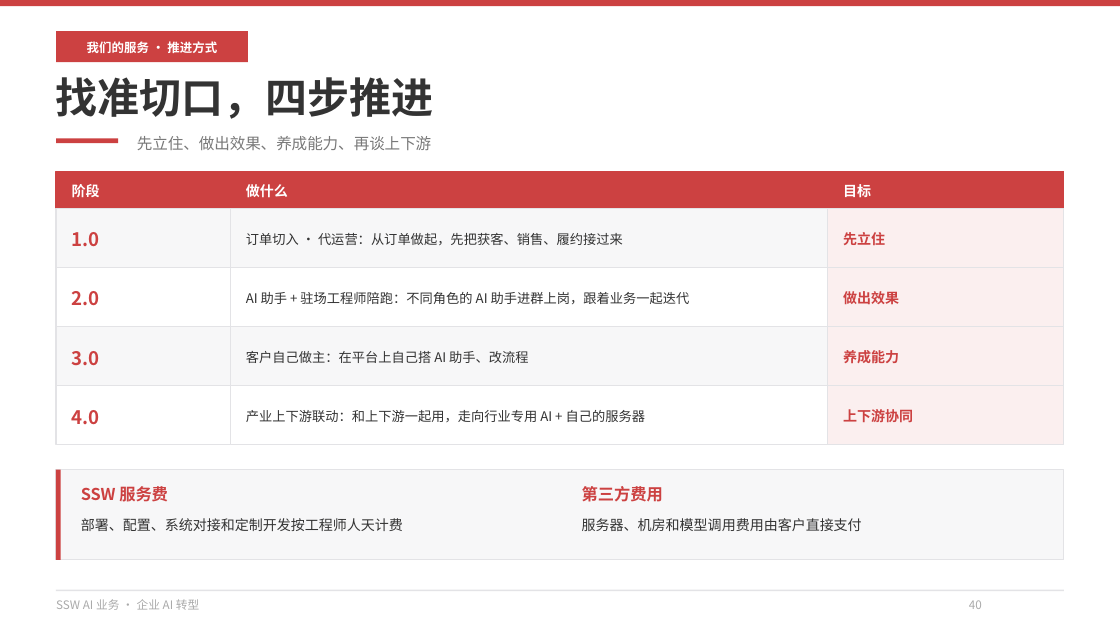
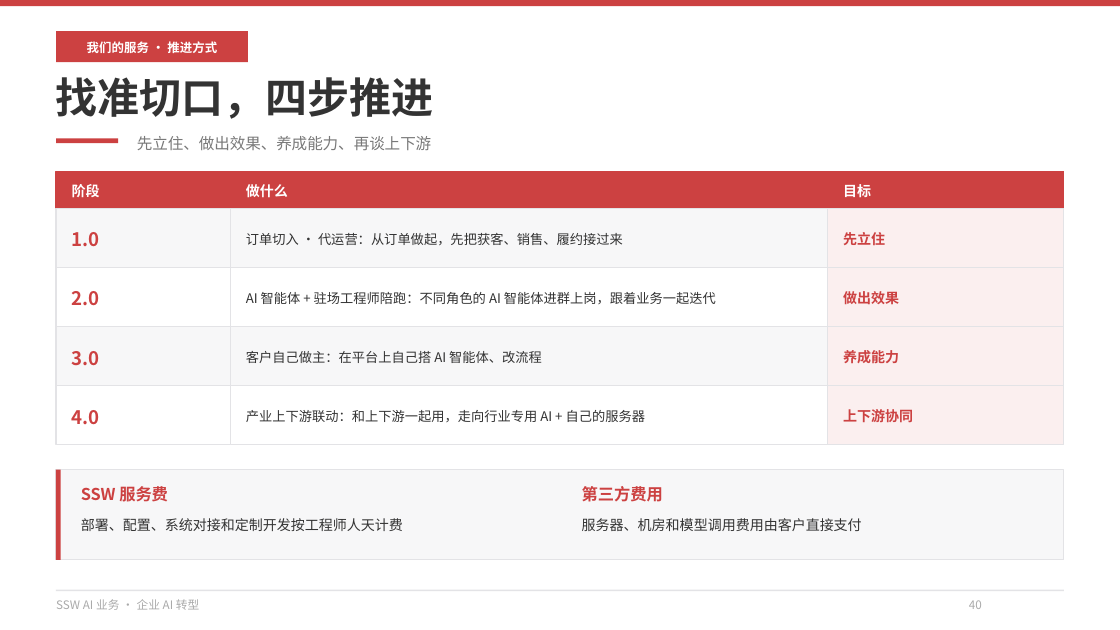
Before and after one commit to hveraus/ssw-business, a slide deck: slide 40 of SSW AI 业务_v2/SSW AI 业务_v3.pptx. Drawn at 1120x630 pixels with LibreOffice and Linux fonts; fonts in the diff are those of the drawing. Boxes give left, top, right and bottom in pixels: in the first picture for what was removed or moved away, otherwise in the second. Text is boxed around its words. In the diff, an @@ line names an element or a change of style, - is before the commit and + after.

Commit message:
术语统一：助手 → AI 智能体；三项服务改为系统安全审查 / 代码安全审查 / AI 智能体监管
- P58 导览行改为「系统安全审查 · 代码安全审查 · AI 智能体监管」
- P59 三项服务名与卡标签同步（现有系统 / 上线前的新产出 / 运行中的 AI 智能体）
- P61/P62/P63 三页服务标题改用新名；P60 表格「一句话骗 AI 智能体交出资料 / 加 AI 智能体监管」
- 全篇「助手」清零（48 处）：案例页、中台页、服务线、附录一术语页统一为「AI 智能体」
- A1 术语页第一行改为「Agent / 智能体 → AI 智能体 · 数字员工」；原「③ 助手（技能和智能体）」改为「③ AI 智能体的组合与共享」；「四助手」改「四类智能体」
- 目录描述改「系统审查 · 代码审查 · 智能体监管」

```diff
--- a/SSW AI 业务_v2/SSW AI 业务_v3.pptx
+++ b/SSW AI 业务_v2/SSW AI 业务_v3.pptx
@@ text at (246,292,716,304): text changed @@
-AI 助手 + 驻场工程师陪跑：不同角色的 AI 助手进群上岗，跟着业务一起迭代
+AI 智能体 + 驻场工程师陪跑：不同角色的 AI 智能体进群上岗，跟着业务一起迭代
@@ text at (246,351,542,363): text changed @@
-客户自己做主：在平台上自己搭 AI 助手、改流程
+客户自己做主：在平台上自己搭 AI 智能体、改流程
```
Also in this commit, not shown: 27 other slides changed, 2 other files.
